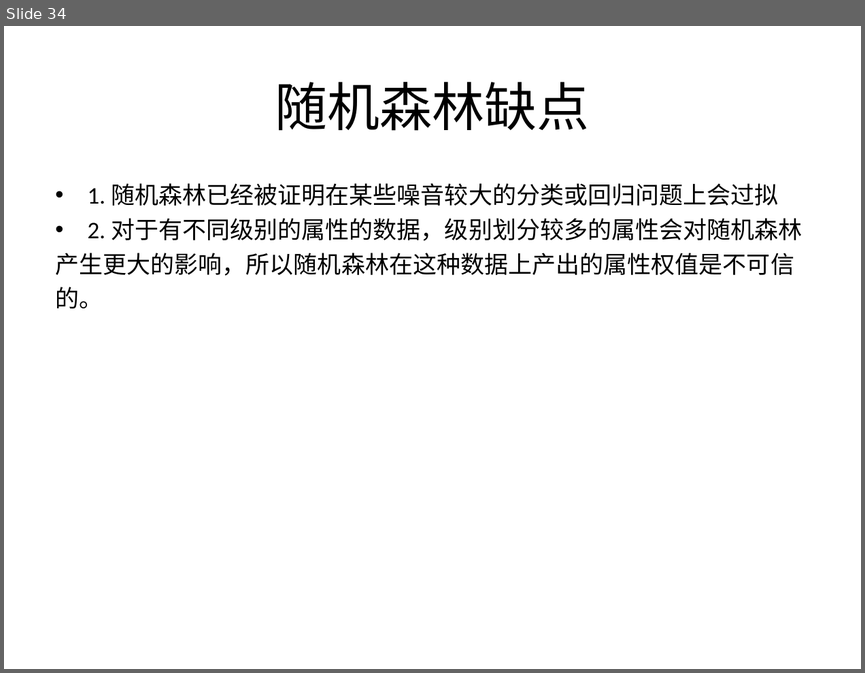
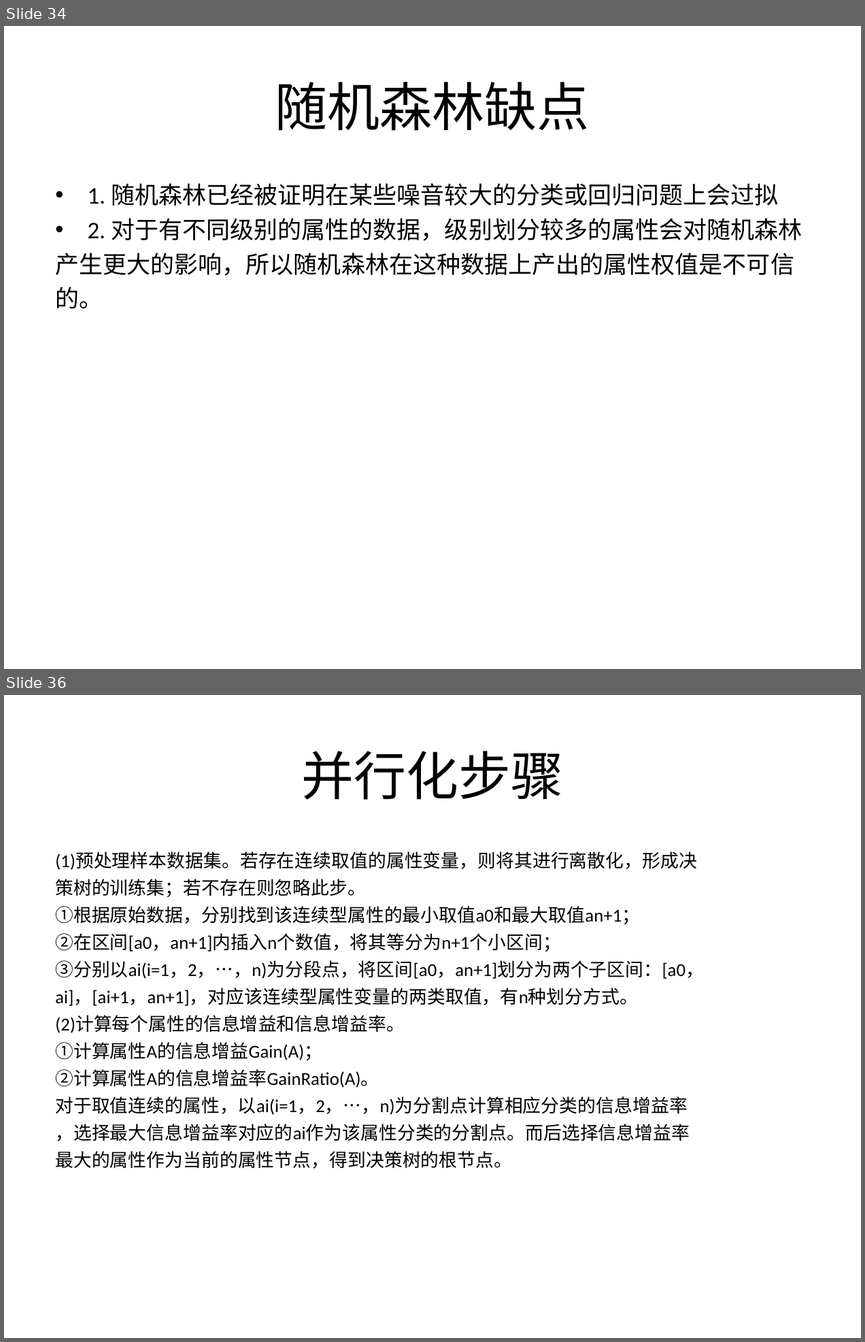
Before and after one commit to fighting-one-piece/shell-scripts, a slide deck: data_mining/src/main/resources/doc/decisiontree.ppt. Shown one above the other, each under a label of ours: slide 34 before the commit, slides 34 and 36 after it; the slides between them are not shown. The pictures are 865x673 and 865x1342 pixels, drawn with LibreOffice and Linux fonts; fonts in the diff are those of the drawing. Boxes give left, top, right and bottom in pixels: in the first picture for what was removed or moved away, otherwise in the second. Text is boxed around its words. In the diff, an @@ line names an element or a change of style, - is before the commit and + after.

```diff
--- a/data_mining/src/main/resources/doc/decisiontree.ppt
+++ b/data_mining/src/main/resources/doc/decisiontree.ppt
@@ slide 36 added at box(4, 695, 861, 1338), background #FFFFFF @@
@@ title added at box(301, 751, 563, 800), 44 pt, text #000000 @@
+并行化步骤
@@ text added at box(55, 852, 704, 1168), 15.3 pt, text #000000 @@
+(1)预处理样本数据集。若存在连续取值的属性变量，则将其进行离散化，形成决
+策树的训练集；若不存在则忽略此步。
+①根据原始数据，分别找到该连续型属性的最小取值a0和最大取值an+1；
+②在区间[a0，an+1]内插入n个数值，将其等分为n+1个小区间；
+③分别以ai(i=1，2，…，n)为分段点，将区间[a0，an+1]划分为两个子区间：[a0，
+ai]，[ai+1，an+1]，对应该连续型属性变量的两类取值，有n种划分方式。
+(2)计算每个属性的信息增益和信息增益率。
+①计算属性A的信息增益Gain(A)；
+②计算属性A的信息增益率GainRatio(A)。
+对于取值连续的属性，以ai(i=1，2，…，n)为分割点计算相应分类的信息增益率
+，选择最大信息增益率对应的ai作为该属性分类的分割点。而后选择信息增益率
+最大的属性作为当前的属性节点，得到决策树的根节点。
```
Also in this commit, not shown: 2 other slides added, 13 other files.
